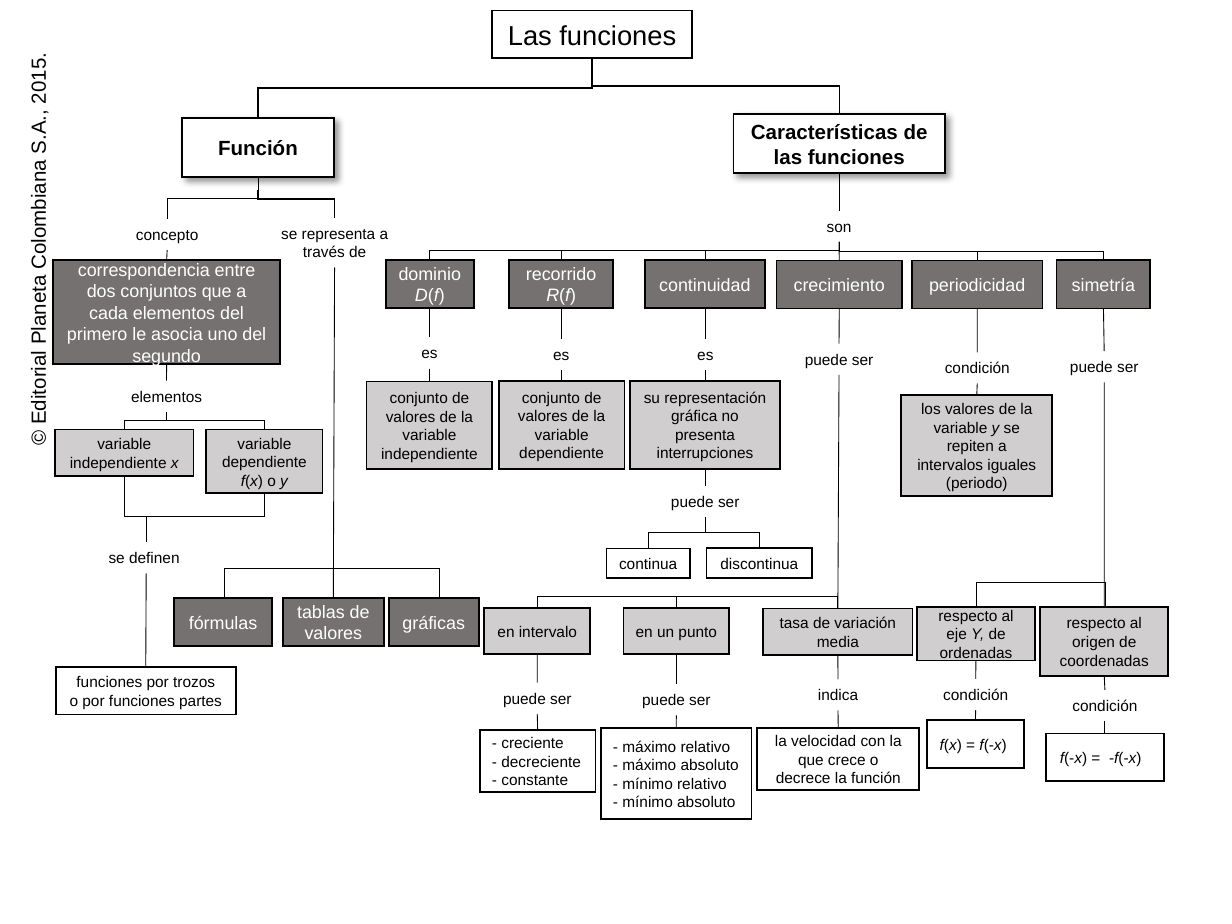
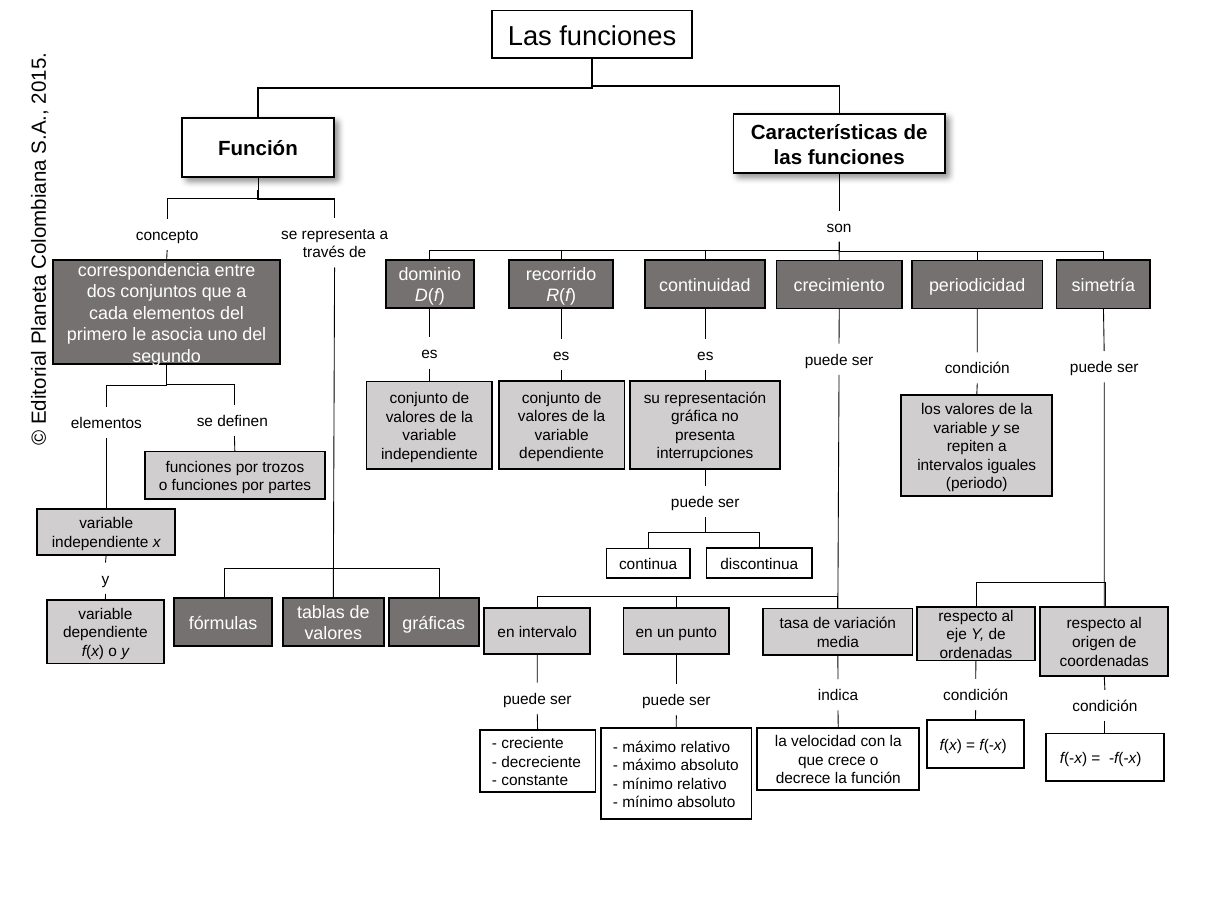
Before and after one commit to AulaPlanetaColombia/Matematicas, a slide deck: slide 1 of fuentes/contenidos/grado09/guion04/MapaConceptual_MA_09_04_CO.pptx. Drawn at 1232x924 pixels with LibreOffice and Linux fonts; fonts in the diff are those of the drawing; background and template pictures are left out. Boxes give left, top, right and bottom in pixels: in the first picture for what was removed or moved away, otherwise in the second. Text is boxed around its words. In the diff, an @@ line names an element or a change of style, - is before the commit and + after.

Commit message:
MapaConceptual_MA_09_04_CO
Ajuste sugerido.

```diff
--- a/fuentes/contenidos/grado09/guion04/MapaConceptual_MA_09_04_CO.pptx
+++ b/fuentes/contenidos/grado09/guion04/MapaConceptual_MA_09_04_CO.pptx
@@ elbow line moved from (124, 477) - (147, 542) to (166, 363) - (106, 407) @@
@@ elbow line moved from (166, 411) - (265, 430) to (166, 363) - (234, 405) @@
@@ text "elementos": place and size @@
-text "elementos" at bbox=[131, 390, 202, 402]
+text "elementos" at bbox=[71, 417, 142, 428]
@@ text "se definen": place and size @@
-text "se definen" at bbox=[109, 552, 180, 563]
+text "se definen" at bbox=[197, 414, 268, 426]
@@ elbow line moved from (166, 411) - (124, 430) to (106, 437) - (106, 509) @@
@@ line moved from (166, 363) - (166, 381) to (234, 436) - (235, 451) @@
@@ rectangle "funciones por trozos": place and size @@
-rectangle "funciones por trozos" at bbox=[55, 667, 235, 715]
+rectangle "funciones por trozos" at bbox=[145, 451, 325, 499]
@@ rectangle "funciones por trozos" at bbox=[145, 451, 325, 499]: fill #FFFFFF to #D0CECE @@
@@ text in rectangle at bbox=[159, 479, 311, 494]: text changed @@
-o por funciones partes
+o funciones por partes
@@ rectangle "variable independiente x": place and size @@
-rectangle "variable independiente x" at bbox=[55, 430, 193, 477]
+rectangle "variable independiente x" at bbox=[37, 509, 175, 556]
@@ elbow line removed from (265, 493) to (147, 542) @@
@@ line added from (106, 556) to (106, 563), #000000 0.5 pt @@
@@ text added at bbox=[102, 576, 110, 587], 9 pt, text #000000 @@
+y
@@ line moved from (147, 573) - (145, 667) to (106, 594) - (106, 600) @@
@@ rectangle "variable dependiente f(x) o y": place and size @@
-rectangle "variable dependiente f(x) o y" at bbox=[206, 430, 323, 494]
+rectangle "variable dependiente f(x) o y" at bbox=[47, 600, 164, 664]
```
